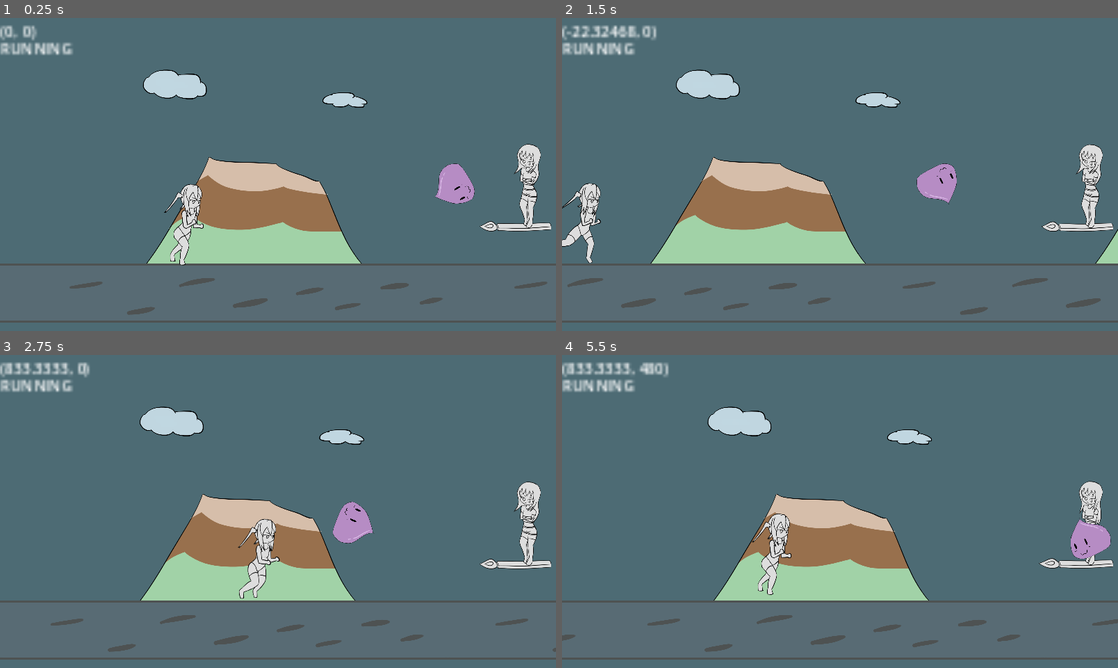
Above: before the commit, frames 1-4 (two rows, left to right).
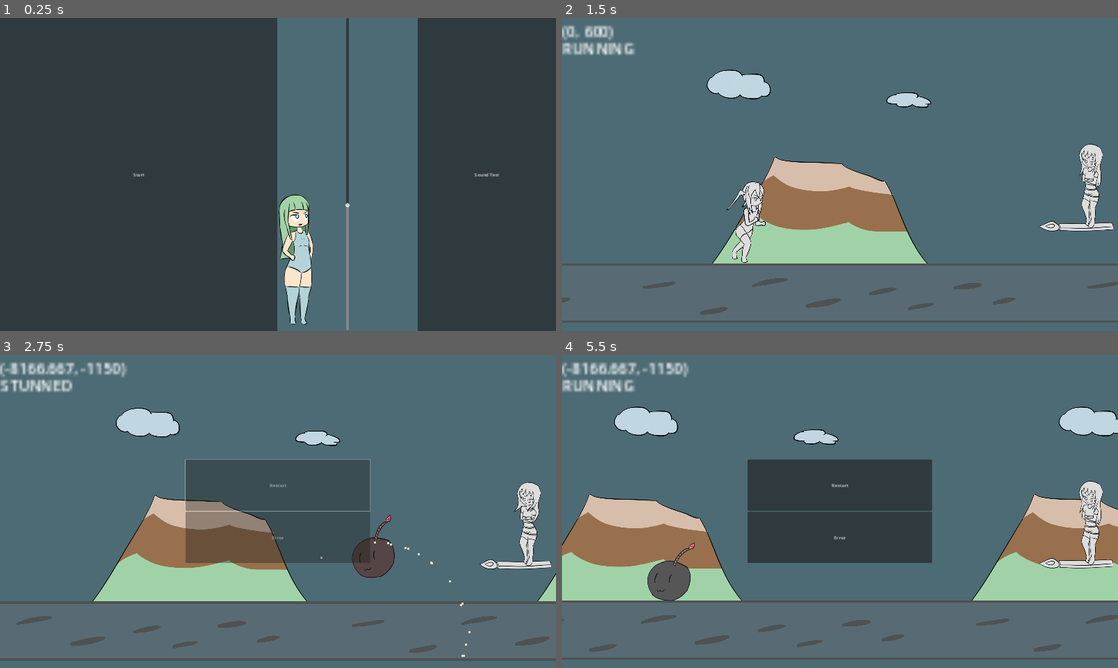
Above: after the commit, the same moments.

Repository: BeatMil/Animurun
Game: Godot game, scene res://scenes/main_menu.tscn
Two runs of this game, one before a commit and one after it. Both use one fixed random seed, a clock stepped at 60 frames per second and the inputs below. Before the commit the project starts from res://scenes/forest.tscn.
Inputs (mouse positions are in pixels of both pictures, inside the frame that each line leads up to):
- Up to frame 1 (0.25 s): no input
- Up to frame 2 (1.5 s): click (1051, 174) at 0.5 s, where only the run after the commit has a clickable "Sound Test"; click (701, 174) at 1.25 s, where only the run after the commit has a clickable "Start"
- Up to frame 3 (2.75 s): hold D (move_right) from 2.03 s (still down); hold L (attack) from 2.03 s (still down); tap Space (jump) at 2.27 s
- Up to frame 4 (5.5 s): release D (move_right) at 2.75 s; release L (attack) at 2.75 s; click (840, 486) at 2.75 s, where only the run after the commit has a clickable "Restart"; click (840, 486) at 3.5 s, where only the run after the commit has a clickable "Restart"; click (840, 486) at 4.25 s, where only the run after the commit has a clickable "Restart"; hold D (move_right) from 5.03 s (still down); tap J (block) at 5.1 s; tap Space (jump) at 5.27 s

The runs differ from the first frame. In frame 1, 79% of the frame differs, in the area x 0-100%, y 0-100%; in frame 2, 14%; in frame 3, 21%; in frame 4, 34%.

Commit message:
Chiichan now cannot parry bomby

Diff:
--- a/project.godot
+++ b/project.godot
@@ -11,7 +11,7 @@
 [application]
 
 config/name="animurun"
-run/main_scene="res://scenes/forest.tscn"
+run/main_scene="res://scenes/main_menu.tscn"
 config/features=PackedStringArray("4.0", "Forward Plus")
 boot_splash/image="res://media/splash/gurara_meteo_splash.png"
 config/icon="res://media/animu_run_icon.png"
--- a/scripts/Bomby.gd
+++ b/scripts/bomby.gd
@@ -32,6 +32,7 @@
 		jump_off_screen()
 
 		# chiichan got pushed away
+		body.set_state(body.States.RUNNING) # chiichan can't parry this
 		body.push(Vector2(-9000, -1900))
 
 	if body.is_in_group("ground") and is_throw_bomb:
--- a/scripts/forest.gd
+++ b/scripts/forest.gd
@@ -10,8 +10,8 @@
 # Configs
 # var enemy_spawn_order: Array = [spawn_triple01, spawn_triple02, spawn_triple03, spawn_triple04, spawn_triple05, spawn_five_bombs, spawn_five_ground_bombs, spawn_2rock_1speed, spawn_2rock_1slime, spawn_slime_rocks, spawn_2bomb_rock_slime]
 # var enemy_spawn_order: Array = [spawn_boom_slime_sword]
-var enemy_spawn_order: Array = [spawn_boom_slime_hand]
-# var enemy_spawn_order: Array = [spawn_slime]
+# var enemy_spawn_order: Array = [spawn_boom_slime_hand]
+var enemy_spawn_order: Array = [spawn_slime, spawn_bomby]
 # var enemy_spawn_order: Array = []
 var order_index: int = 0
 var is_random_spawn = true
